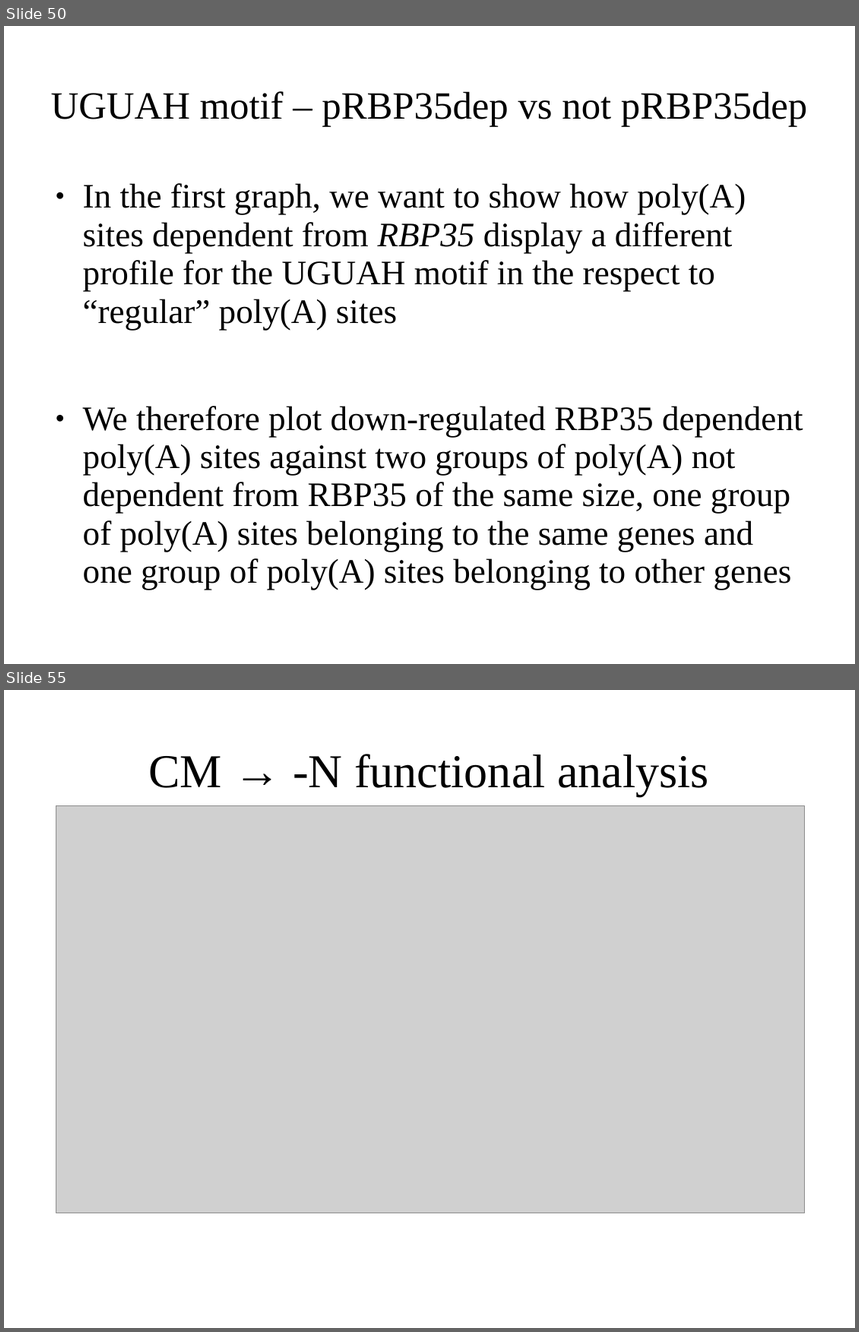
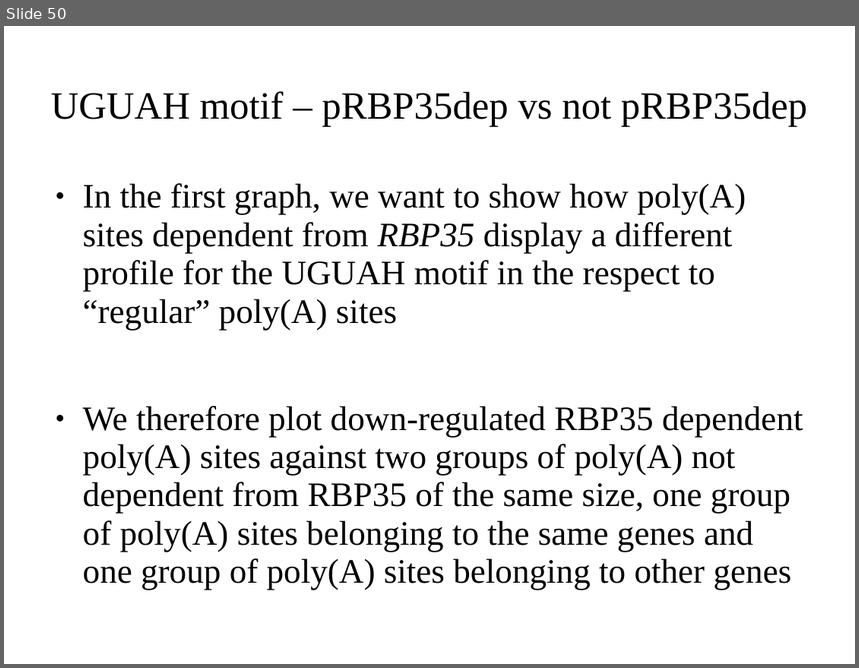
Before and after one commit to wilkinsonlab/m-oryzae-polya, a slide deck: doc/oryzae_presentation.odp. Shown one above the other, each under a label of ours: slides 50 and 55 before the commit, slide 50 after it; the slides between them are not shown. The pictures are 859x1332 and 859x668 pixels, drawn with LibreOffice and Linux fonts; fonts in the diff are those of the drawing; grey boxes stand for pictures. Boxes give left, top, right and bottom in pixels: in the first picture for what was removed or moved away, otherwise in the second. Text is boxed around its words. In the diff, an @@ line names an element or a change of style, - is before the commit and + after.

```diff
--- a/doc/oryzae_presentation.odp
+++ b/doc/oryzae_presentation.odp
@@ slide 55 removed at (x1=4, y1=690, x2=855, y2=1328), background #FFFFFF @@
@@ title removed at (x1=149, y1=754, x2=709, y2=796) @@
-CM → -N functional analysis
@@ picture removed at (x1=56, y1=806, x2=806, y2=1214) @@
```
Also in this commit, not shown: 5 slides changed, 4 other slides removed, 4 other files.
